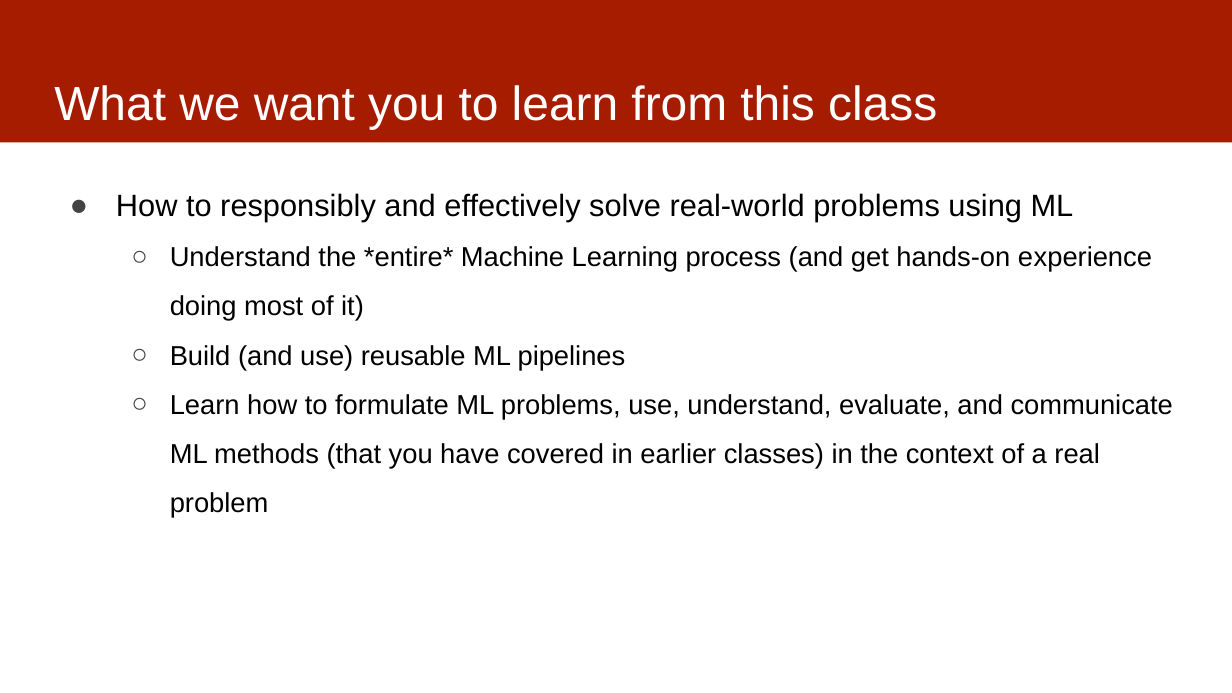
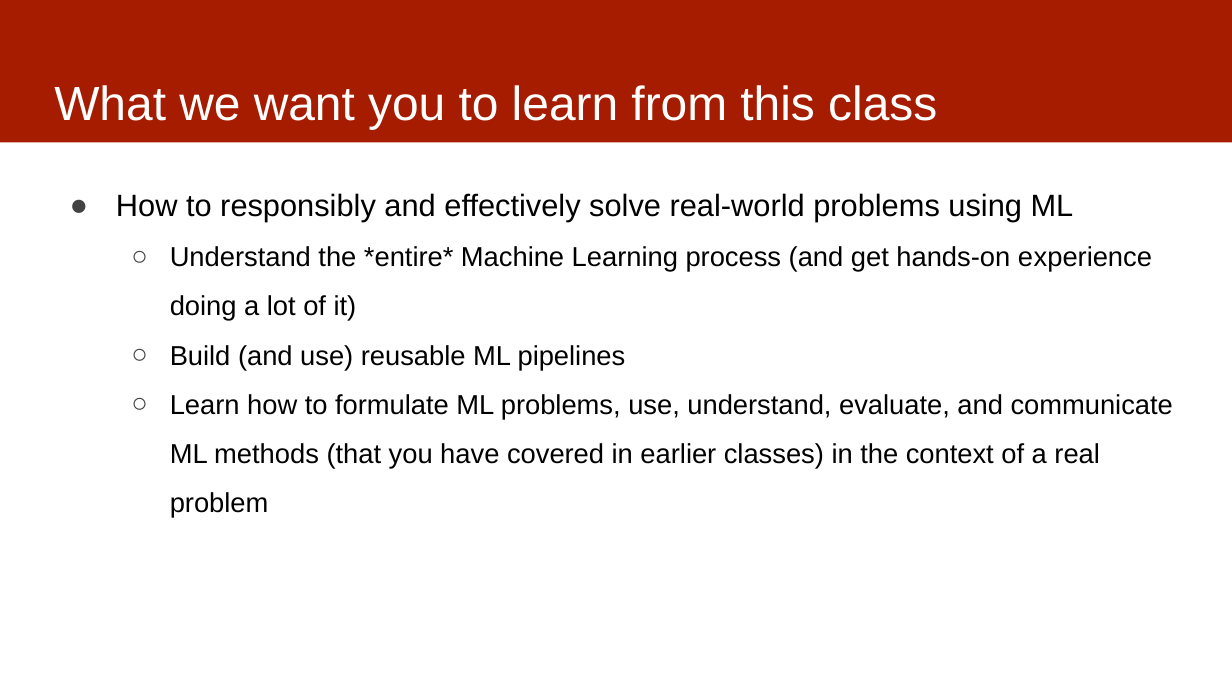
Before and after one commit to dssg/MLinPractice, a slide deck: slide 4 of Lectures/Lecture1-ClassOverview.pptx. Drawn at 1232x693 pixels with LibreOffice and Linux fonts; fonts in the diff are those of the drawing. Boxes give left, top, right and bottom in pixels: in the first picture for what was removed or moved away, otherwise in the second. Text is boxed around its words. In the diff, an @@ line names an element or a change of style, - is before the commit and + after.

```diff
--- a/Lectures/Lecture1-ClassOverview.pptx
+++ b/Lectures/Lecture1-ClassOverview.pptx
@@ text at <box>170,246,1152,321</box>: text changed @@
-  ○ Understand the *entire* Machine Learning process (and get hands-on experience doing most of it)
+  ○ Understand the *entire* Machine Learning process (and get hands-on experience doing a lot of it)
```
Also in this commit, not shown: 3 other slides changed, 1 other file.
